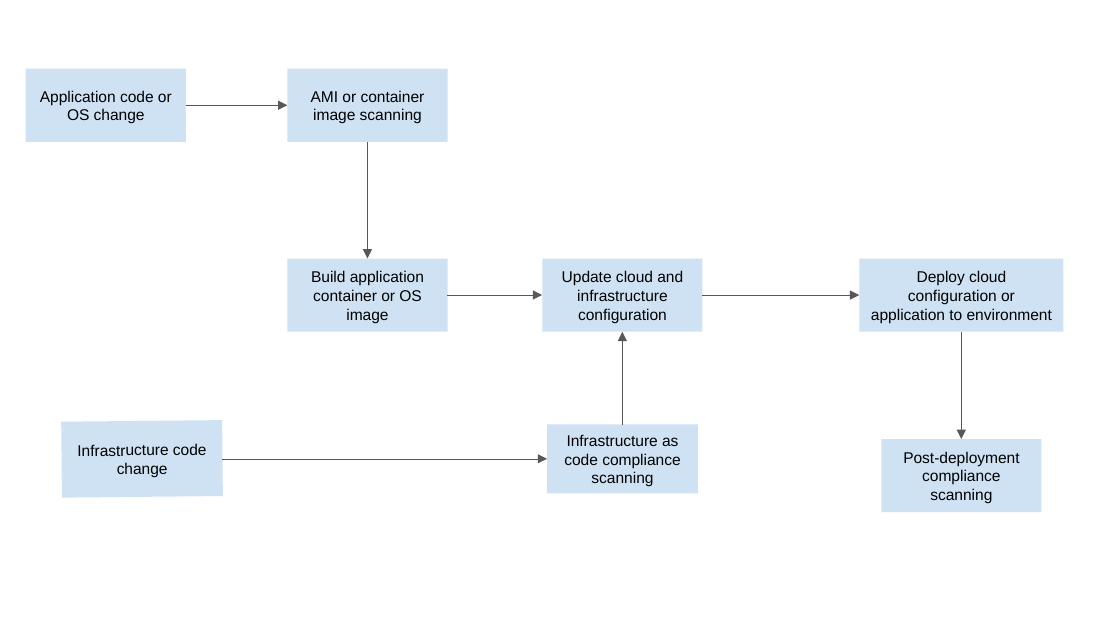
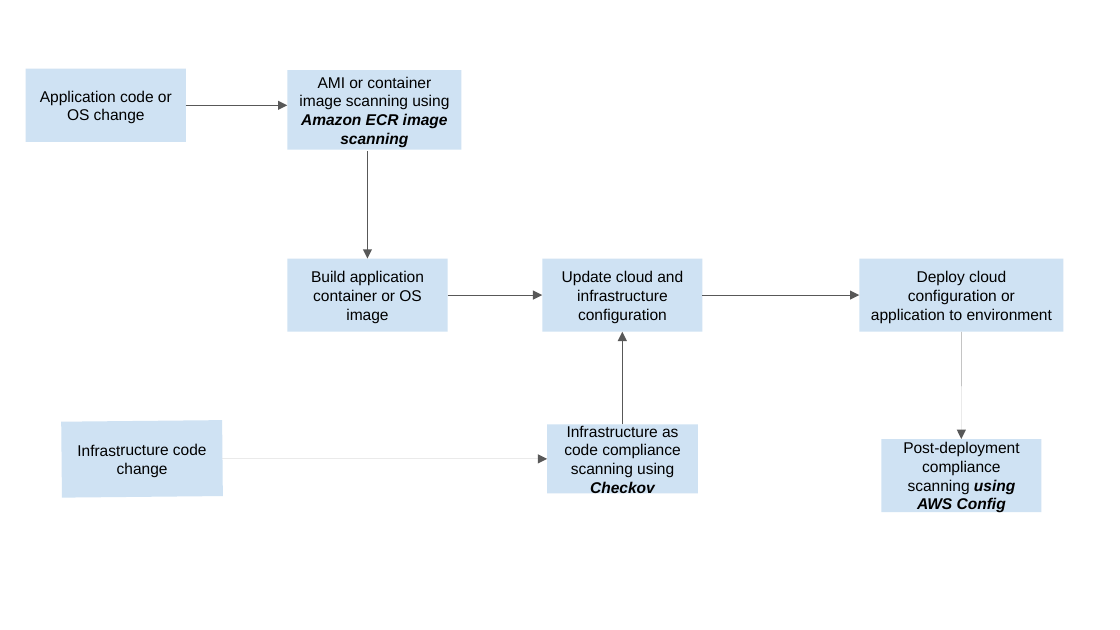
Before and after one commit to jpaek/nd063-c3-design-for-security-project-starter, a slide deck: slide 1 of starter/DevOpsPipeline.pptx. Drawn at 1120x630 pixels with LibreOffice and Linux fonts; fonts in the diff are those of the drawing. Boxes give left, top, right and bottom in pixels: in the first picture for what was removed or moved away, otherwise in the second. Text is boxed around its words. In the diff, an @@ line names an element or a change of style, - is before the commit and + after.

```diff
--- a/starter/DevOpsPipeline.pptx
+++ b/starter/DevOpsPipeline.pptx
@@ rectangle: place and size @@
-rectangle at [288, 68, 448, 141]
+rectangle at [288, 71, 461, 150]
@@ text at [299, 76, 449, 147]: text changed @@
-AMI or container image scanning
+AMI or container image scanning using Amazon ECR image scanning
@@ freeform shape removed at [367, 142, 367, 259] @@
@@ arrow added from (367, 151) to (367, 259), #585858 0.75 pt @@
@@ freeform shape removed at [961, 332, 961, 439] @@
@@ arrow added from (961, 332) to (961, 439), #585858 0.75 pt @@
@@ free "Infrastructure as code compliance scanning ...": place and size @@
-free "Infrastructure as code compliance scanning ..." at [564, 434, 680, 487]
+free "Infrastructure as code compliance scanning ..." at [547, 459, 698, 459]
@@ text in free at [564, 425, 680, 496]: text changed @@
-Infrastructure as code compliance scanning
+Infrastructure as code compliance scanning using Checkov
@@ free "Post-deployment compliance scanning using AWS ...": place and size @@
-free "Post-deployment compliance scanning using AWS ..." at [903, 451, 1019, 504]
+free "Post-deployment compliance scanning using AWS ..." at [881, 476, 1042, 476]
@@ text in free at [903, 441, 1019, 513]: text changed @@
-Post-deployment compliance scanning
+Post-deployment compliance scanning using AWS Config
@@ freeform shape removed at [223, 459, 548, 459] @@
@@ arrow added from (223, 459) to (547, 459), #585858 0.75 pt @@
```
Also in this commit, not shown: 2 other files.
